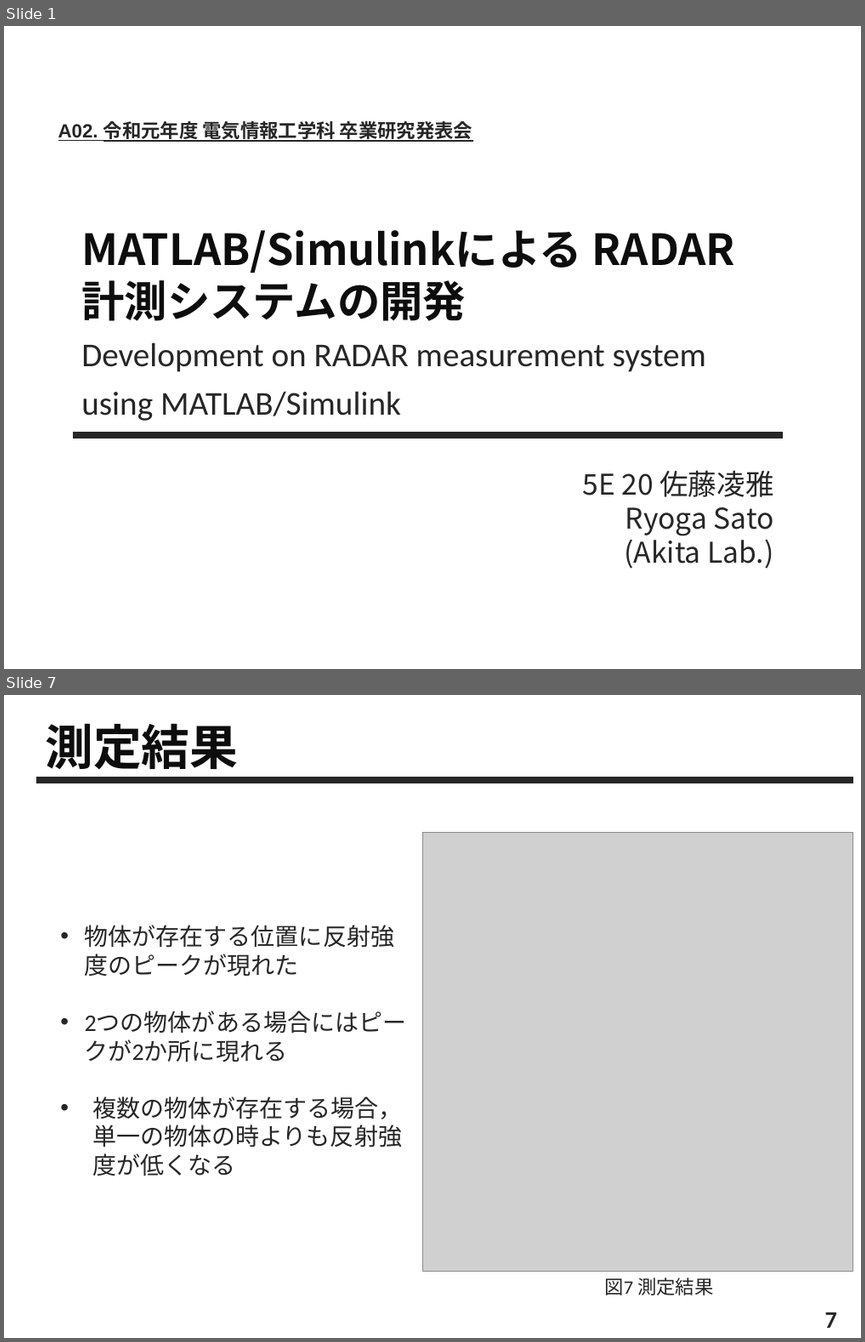
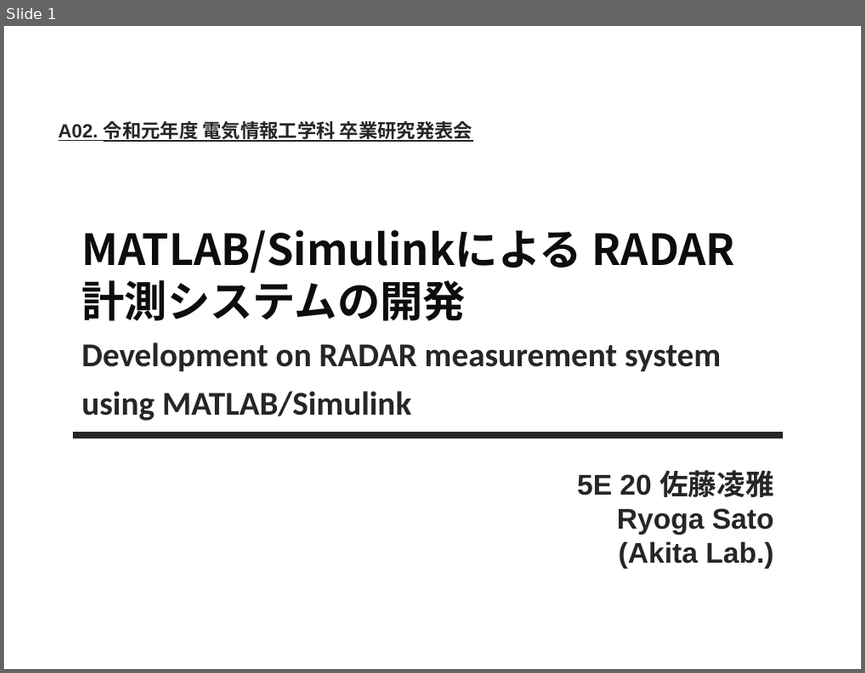
Before and after one commit to surpace0924/thesis_2019, a slide deck: presentation/A02_佐藤凌雅_秋田研究室_R1卒研本発表.pptx. Shown one above the other, each under a label of ours: slides 1 and 7 before the commit, slide 1 after it; the slides between them are not shown. The pictures are 865x1342 and 865x673 pixels, drawn with LibreOffice and Linux fonts; fonts in the diff are those of the drawing; grey boxes stand for pictures. Boxes give left, top, right and bottom in pixels: in the first picture for what was removed or moved away, otherwise in the second. Text is boxed around its words. In the diff, an @@ line names an element or a change of style, - is before the commit and + after.

```diff
--- a/presentation/A02_佐藤凌雅_秋田研究室_R1卒研本発表.pptx
+++ b/presentation/A02_佐藤凌雅_秋田研究室_R1卒研本発表.pptx
@@ slide 7 removed at (4, 695, 861, 1338), background #FFFFFF @@
@@ text removed at (45, 723, 238, 777) @@
-測定結果
@@ line removed from (36, 780) to (853, 780) @@
@@ picture removed at (423, 832, 853, 1271) @@
@@ text removed at (85, 925, 403, 1176) @@
-• 物体が存在する位置に反射強度のピークが現れた
-• 2つの物体がある場合にはピークが2か所に現れる
-• 複数の物体が存在する場合，単一の物体の時よりも反射強度が低くなる
@@ text removed at (604, 1277, 713, 1295) @@
-図7 測定結果
@@ text removed at (825, 1312, 837, 1327) @@
-7
@@ slide 1 changed as well @@
@@ subtitle "Development on RADAR measurement system" at (81, 342, 721, 420): bold on @@
@@ text "5E 20 佐藤凌雅" at (577, 470, 774, 568): font Noto Sans CJK JP to Arial, bold on @@
```
Also in this commit, not shown: 5 slides added, 6 other slides removed.
